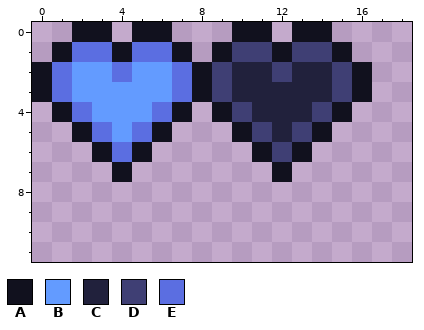
Two states of a pixel-art file, Roguelike/res/sprites/ui.aseprite. The picture above is the old version.
64x64 pixels, 1 frame. Shown: x 0..18, y 0..11.
Palette (. is transparent): A #11111e  B #639bff  C #21213c  D #3f3f74  E #5b6ee1
Pixels before, first column x 0:
0 ..AA.AA...AA.AA..
1 .AEEAEEA.ADDADDA.
2 AEBBEBBEADCCDCCDA
3 AEBBBBBEADCCCCCDA
4 .AEBBBEA.ADCCCDA.
5 ..AEBEA...ADCDA..
6 ...AEA.....ADA...
7 ....A.......A....
Now the later version:
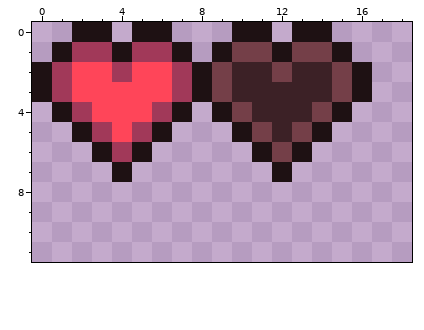
Change:
Colour A changes from #11111e to #1e1113.
Colour B changes from #639bff to #ff4559.
Colour C changes from #21213c to #3c2126.
Colour D changes from #3f3f74 to #743f48.
Colour E changes from #5b6ee1 to #a13959.
Where, in picture pixels (left, top, right, bottom), the same in both pictures:
changed: (32, 22, 372, 182)
